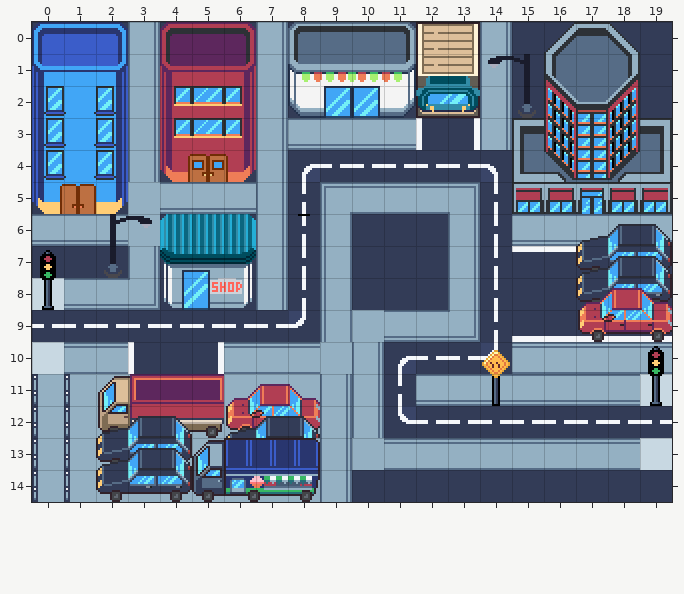
A Tiled map gets an edit: assets/mapa.tmx. The first picture shows the starting point.
Cells are 16x16 px. Shown: x 0..19, y 0..14.
The result:
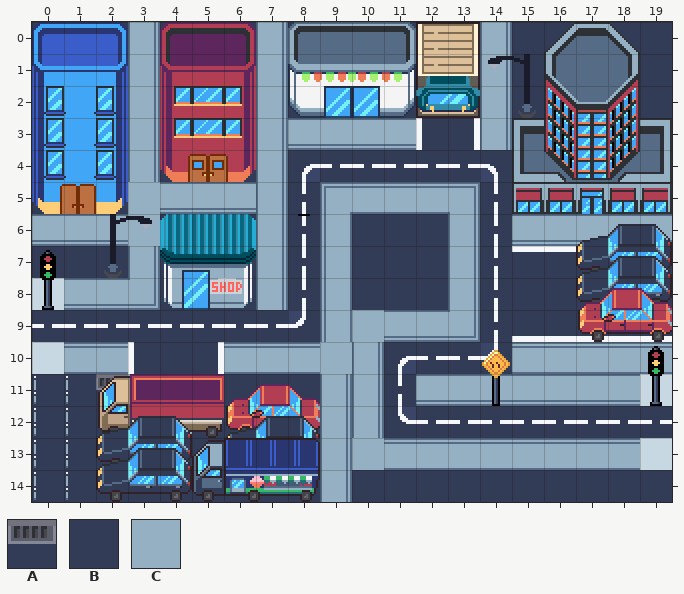
Key: from "CP_V1.0.4": A 2433, B 2435, C 2581.
_ is an empty cell, . an unchanged one.
Edits made:
--- layer "Chão"
@@ x 0..8 @@
-11 CCC...CCC
-12 CCC..CC..
-13 CCC.CC...
-14 CCCCCCCCC
+11 BBA...BBB
+12 BBB..BB..
+13 BBB.BB...
+14 BBBBBBBBB
